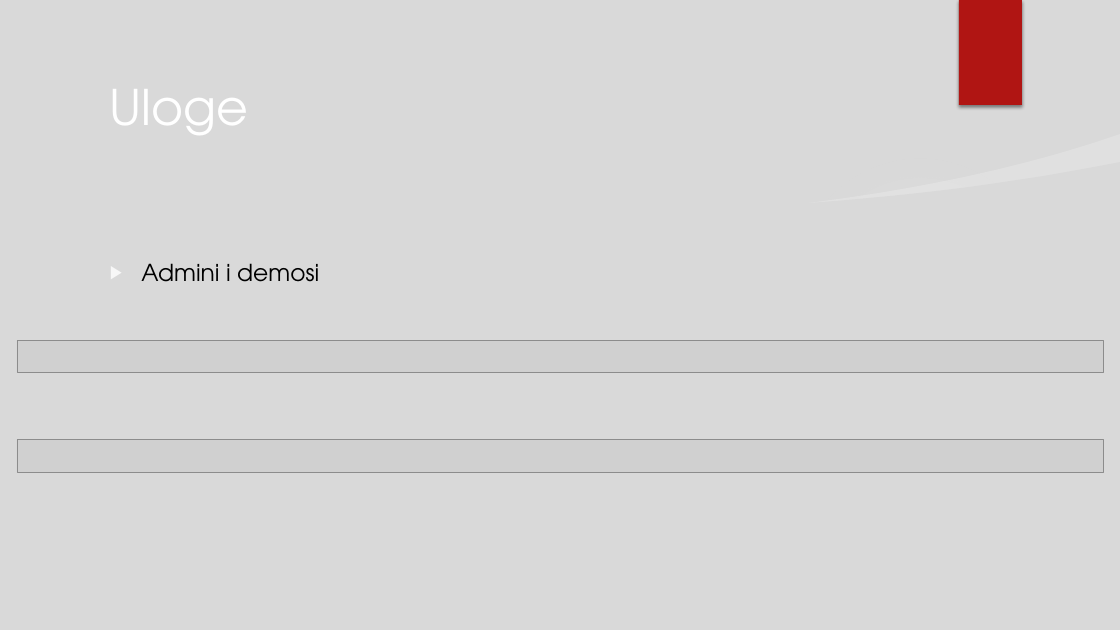
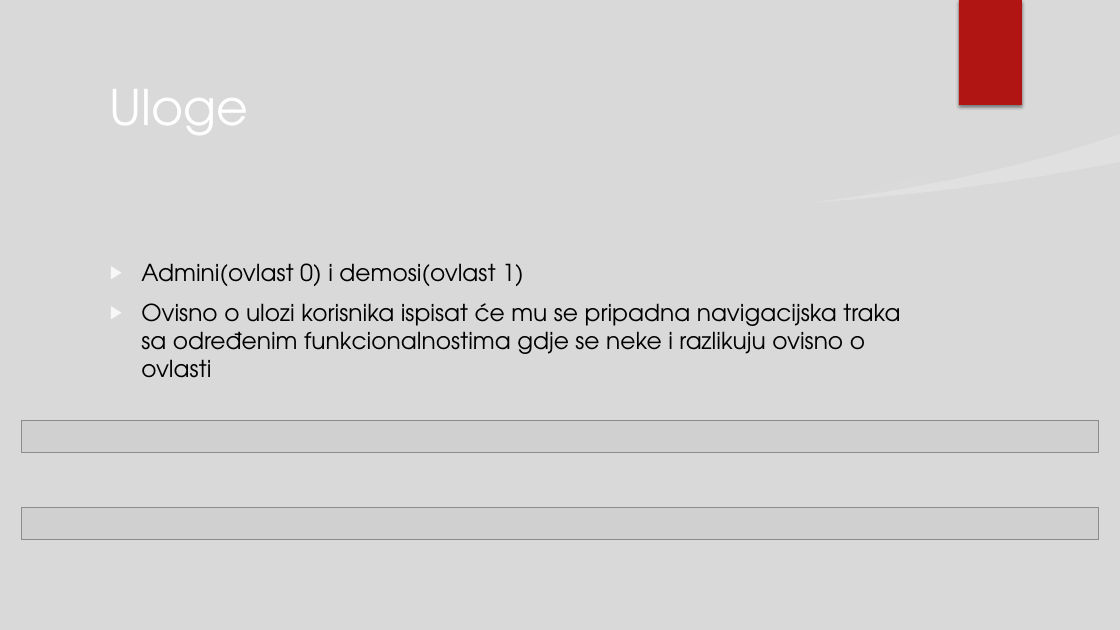
Before and after one commit to NikolaKasnar/Aplikacija-za-demose, a slide deck: slide 6 of Aplikacija za organizaciju demosa za računarske praktikume te.pptx. Drawn at 1120x630 pixels with LibreOffice and Linux fonts; fonts in the diff are those of the drawing; grey boxes stand for pictures; background and template pictures are left out. Boxes give left, top, right and bottom in pixels: in the first picture for what was removed or moved away, otherwise in the second. Text is boxed around its words. In the diff, an @@ line names an element or a change of style, - is before the commit and + after.

```diff
--- a/Aplikacija za organizaciju demosa za računarske praktikume te.pptx
+++ b/Aplikacija za organizaciju demosa za računarske praktikume te.pptx
@@ text at (141,263,900,378): text changed @@
-▶ Admini i demosi
+▶ Admini(ovlast 0) i demosi(ovlast 1)
+▶ Ovisno o ulozi korisnika ispisat će mu se pripadna navigacijska traka sa određenim funkcionalnostima gdje se neke i razlikuju ovisno o ovlasti
@@ picture removed at (17,340,1103,373) @@
@@ picture removed at (17,439,1103,472) @@
@@ picture added at (22,420,1098,452) @@
@@ picture added at (22,507,1098,539) @@
```
Also in this commit, not shown: 7 other slides changed, 7 slides added, 3 slides removed.
